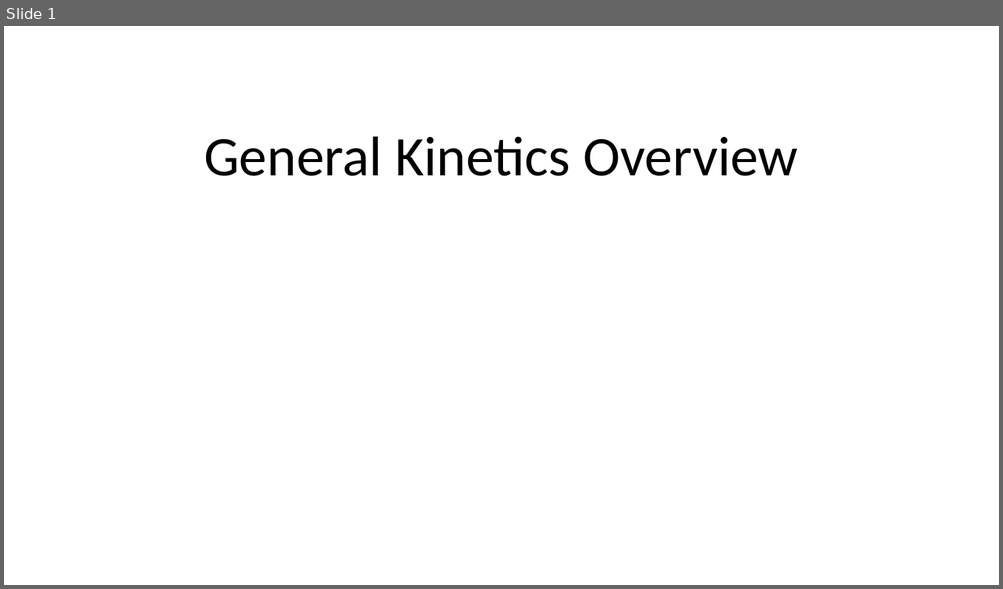
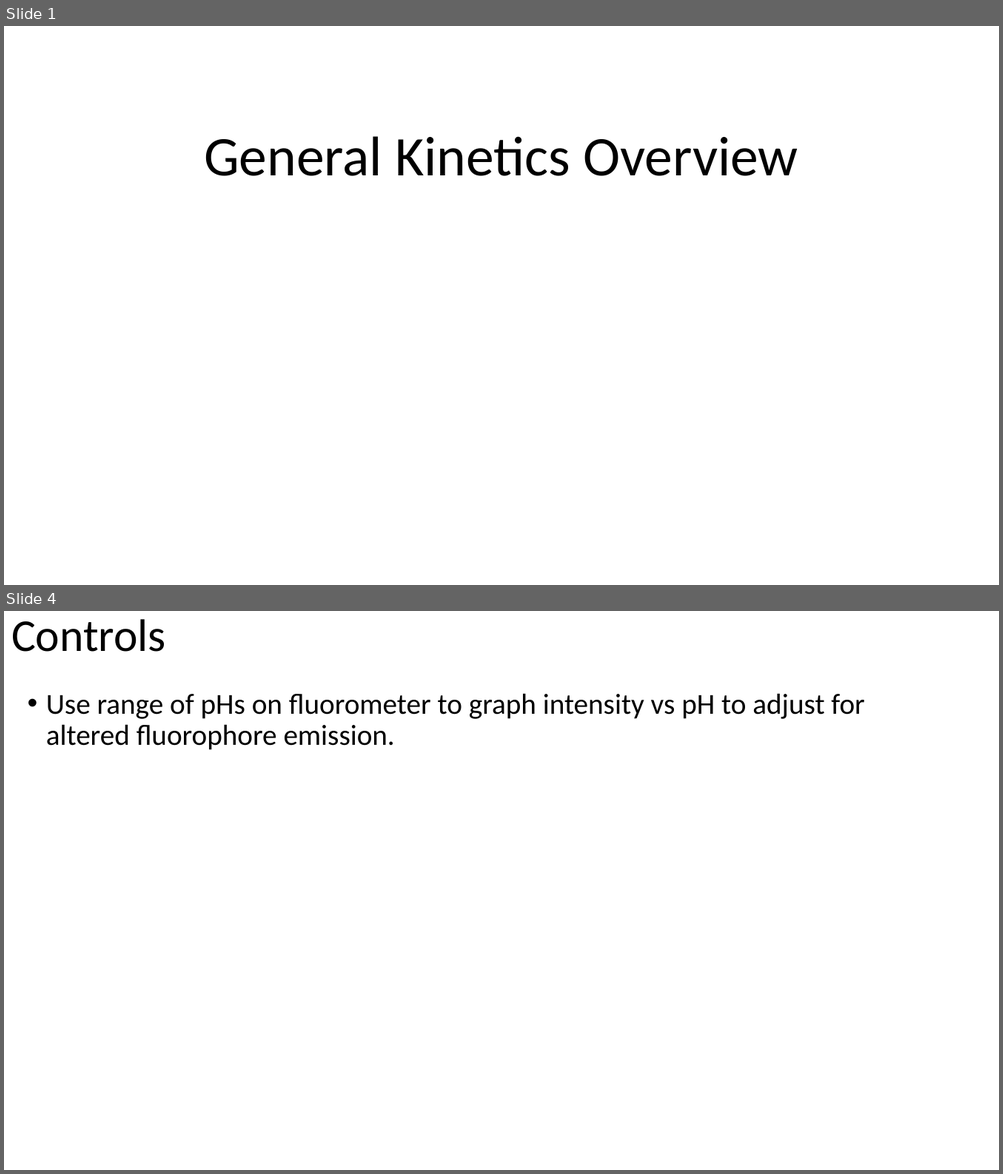
Before and after one commit to mdanderson03/SpectrePlex, a slide deck: Presentation/General Kinetics Overview.pptx. Shown one above the other, each under a label of ours: slide 1 before the commit, slides 1 and 4 after it; the slides between them are not shown. The pictures are 1003x589 and 1003x1174 pixels, drawn with LibreOffice and Linux fonts; fonts in the diff are those of the drawing. Boxes give left, top, right and bottom in pixels: in the first picture for what was removed or moved away, otherwise in the second. Text is boxed around its words. In the diff, an @@ line names an element or a change of style, - is before the commit and + after.

```diff
--- a/Presentation/General Kinetics Overview.pptx
+++ b/Presentation/General Kinetics Overview.pptx
@@ slide 4 added at bbox=[4, 611, 999, 1170], background #FFFFFF @@
@@ title added at bbox=[11, 619, 166, 652], 44 pt, text #000000 @@
+Controls
@@ text added at bbox=[46, 693, 864, 750], 28 pt, text #000000 @@
+• Use range of pHs on fluorometer to graph intensity vs pH to adjust for altered fluorophore emission.
```
Also in this commit, not shown: 1 slide changed, 1 other slide added, 3 other files.
